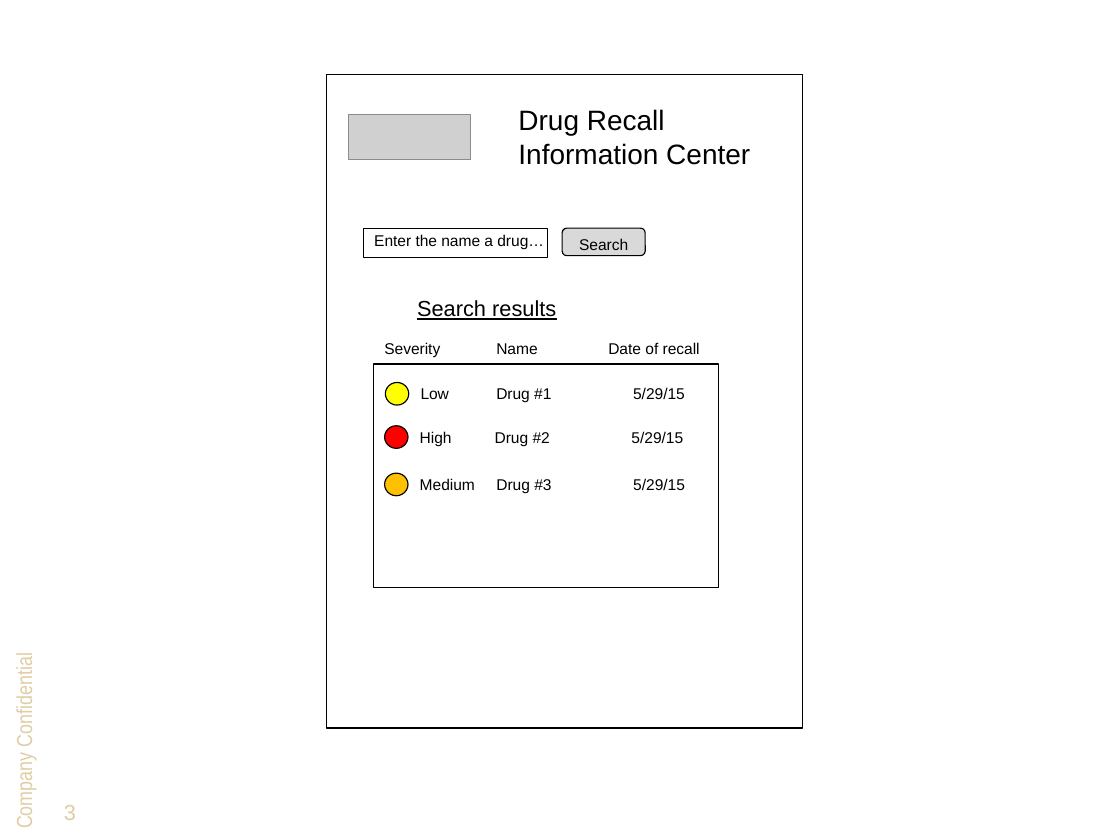
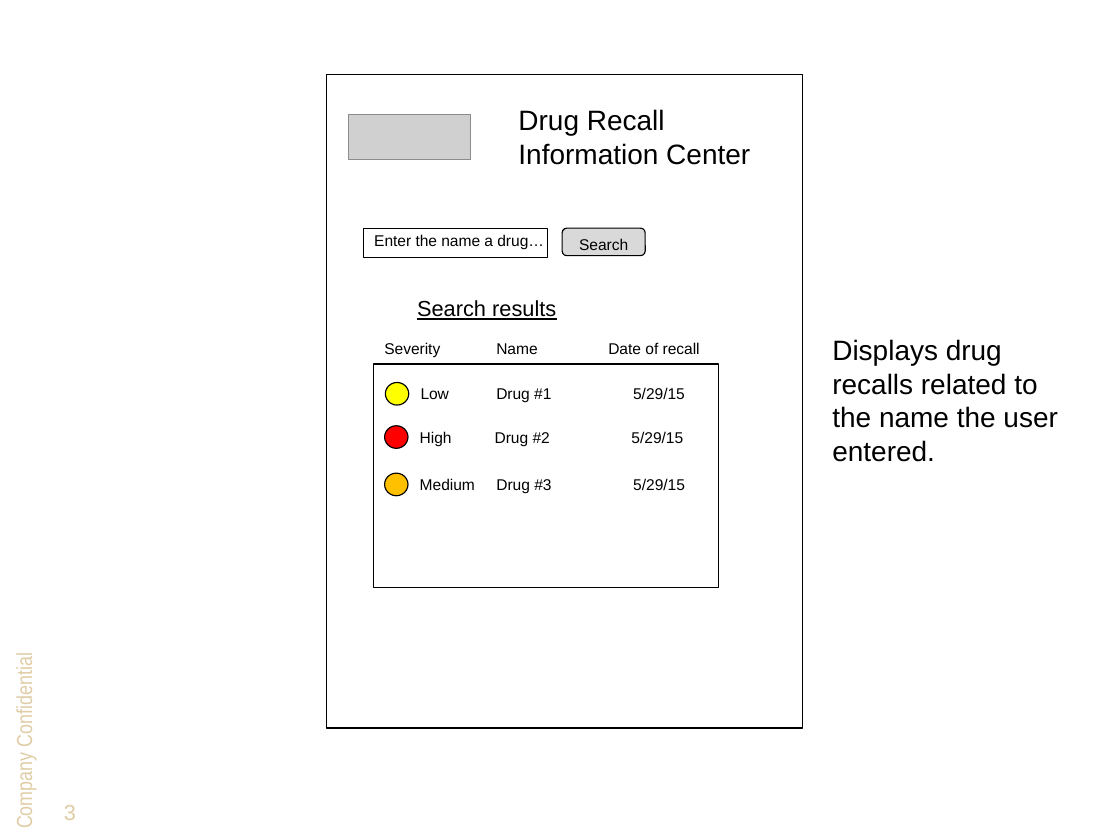
Before and after one commit to DevTechnology/DRIC, a slide deck: slide 3 of Design/Wireframes/DRIC wireframes.pptx. Drawn at 1120x840 pixels with LibreOffice and Linux fonts; fonts in the diff are those of the drawing; grey boxes stand for pictures; background and template pictures are left out. Boxes give left, top, right and bottom in pixels: in the first picture for what was removed or moved away, otherwise in the second. Text is boxed around its words. In the diff, an @@ line names an element or a change of style, - is before the commit and + after.

```diff
--- a/Design/Wireframes/DRIC wireframes.pptx
+++ b/Design/Wireframes/DRIC wireframes.pptx
@@ text added at [832, 339, 1057, 462], 18 pt, text #000000 @@
+Displays drug recalls related to the name the user entered.
```
Also in this commit, not shown: 2 other slides changed, 2 slides added.
